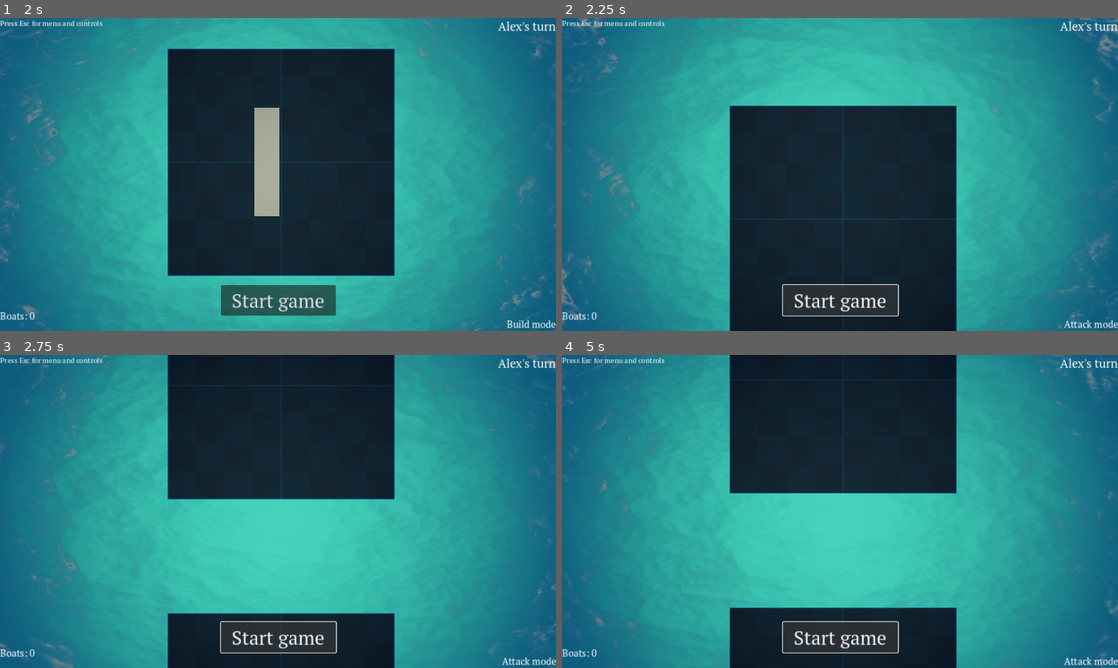
Above: before the commit, frames 1-4 (two rows, left to right).
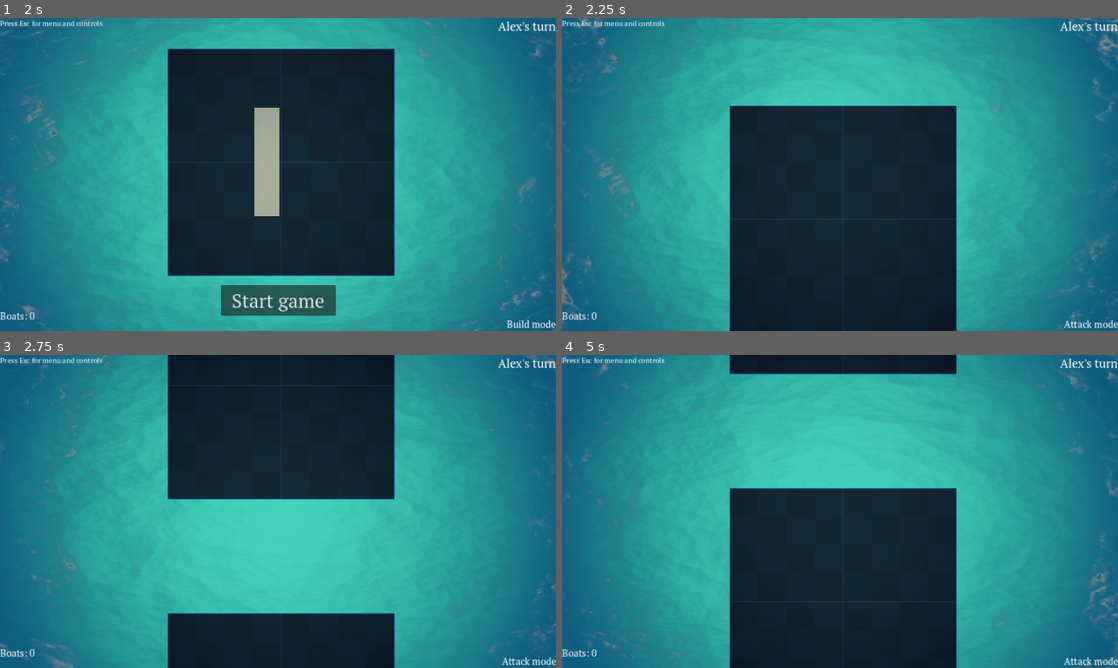
Above: after the commit, the same moments.

Repository: Qwenty228/netcentric
Game: Godot game, scene res://main_menu_bg.tscn
The game is run twice, just before and just after one commit, with the same random seed, the same clock (stepped at 60 frames per second) and the same inputs.
Inputs (mouse positions are in pixels of both pictures, inside the frame that each line leads up to):
- Up to frame 1 (2 s): click (278, 152) at 0.52 s; type "Alex" at 0.6 s; click "Play" at 1.25 s
- Up to frame 2 (2.25 s): click "Start game" at 2 s
- Up to frame 3 (2.75 s): no input
- Up to frame 4 (5 s): click (840, 636) at 2.75 s, where only the run before the commit has a clickable "Start game"; click (840, 636) at 3.5 s, where only the run before the commit has a clickable "Start game"; tap Enter (switch_board) at 4.25 s; move the mouse to (962, 495) at 4.27 s; tap E (attack) at 4.35 s

Frame 1 is identical in both runs. In frame 2, 2.0% of the frame differs, in the area x 39-61%, y 84-96%; in frame 3, 2.0%; in frame 4, 34%, in the area x 0-100%, y 0-100%.
Error before the commit: Cannot call method 'queue_free' on a null value. (res://base_level.gd:121)

Commit message:
menu

Diff:
--- a/base_level.gd
+++ b/base_level.gd
@@ -10,7 +10,8 @@
 @onready var mode_label: Label = $MenuScreen/ModeLabel
 @onready var win_label: Label = %WinLabel
 @onready var end_screen: CenterContainer = $MenuScreen/EndScreen
-@onready var start_button: Button = $MenuScreen/BuildUIContainer/MarginContainer/VBoxContainer/StartButton
+@onready var start_button: Button = %StartButton
+
 @onready var boats_label: Label = $MenuScreen/BoatsLabel
 @onready var boat_1_label: Label = %Boat1Label
 @onready var boat_4_label: Label = %Boat4Label
--- a/base_level.tscn
+++ b/base_level.tscn
@@ -415,6 +415,7 @@
 text = "Your turn"
 
 [node name="StartButton" type="Button" parent="MenuScreen"]
+unique_name_in_owner = true
 layout_mode = 1
 anchors_preset = 7
 anchor_left = 0.5
